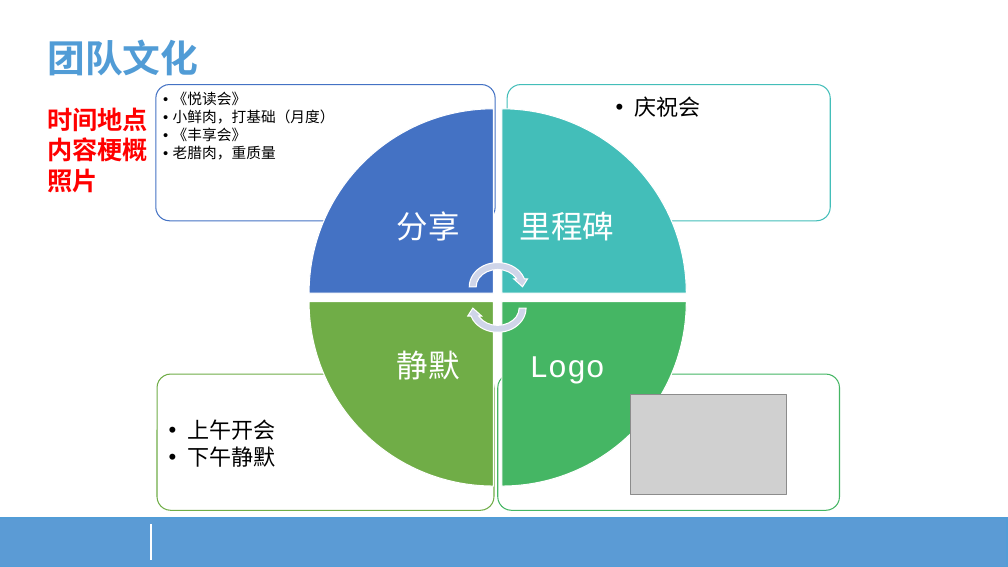
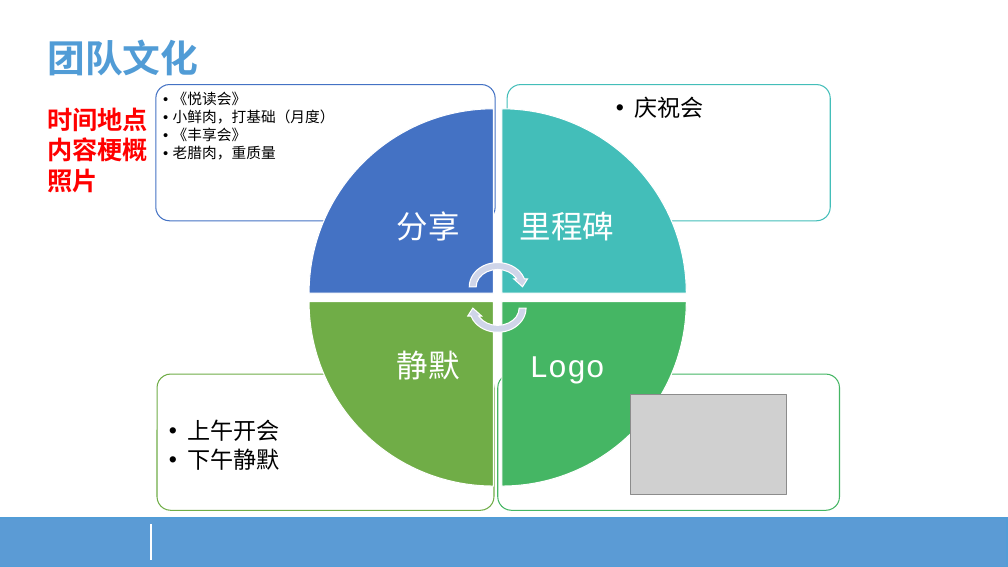
Before and after one commit to gaozhuo/jni-share, a slide deck: slide 25 of Java JNI-通往Native的世界/JNI-通往Native世界的桥梁.pptx (slide 24 before the commit). Drawn at 1008x567 pixels with LibreOffice and Linux fonts; fonts in the diff are those of the drawing; grey boxes stand for pictures; background and template pictures are left out. Boxes give left, top, right and bottom in pixels: in the first picture for what was removed or moved away, otherwise in the second. Text is boxed around its words. In the diff, an @@ line names an element or a change of style, - is before the commit and + after.

```diff
--- a/Java JNI-通往Native的世界/JNI-通往Native世界的桥梁.pptx
+++ b/Java JNI-通往Native的世界/JNI-通往Native世界的桥梁.pptx
@@ text "庆祝会" at bbox=[635, 96, 704, 118]: size 21 to 22 pt; bullet •• to • @@
@@ text "上午开会" at bbox=[188, 419, 280, 470]: size 21 to 22 pt; bullet •• to • @@
```
Also in this commit, not shown: 1 other slide changed, 1 slide added, 4 other files.
